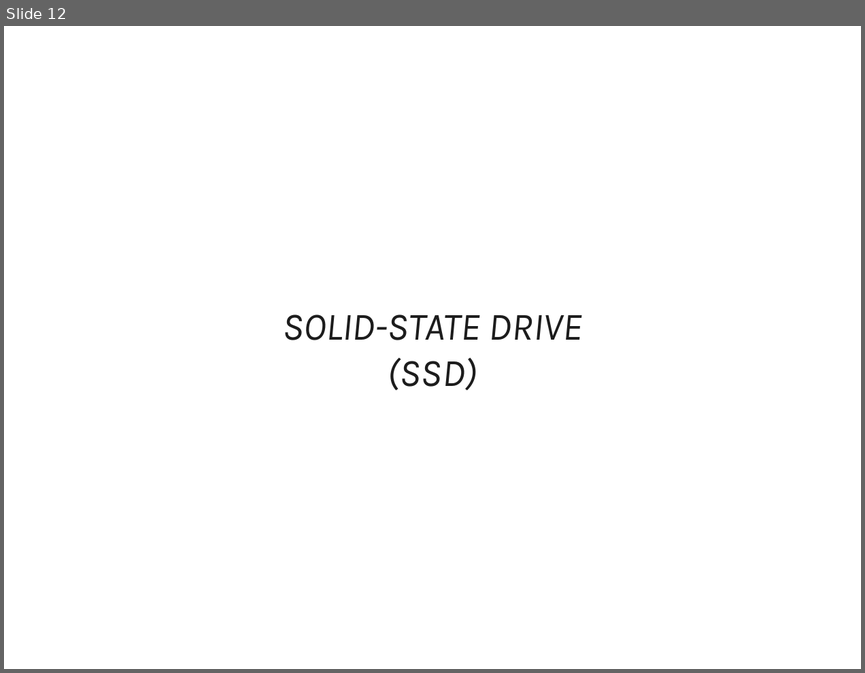
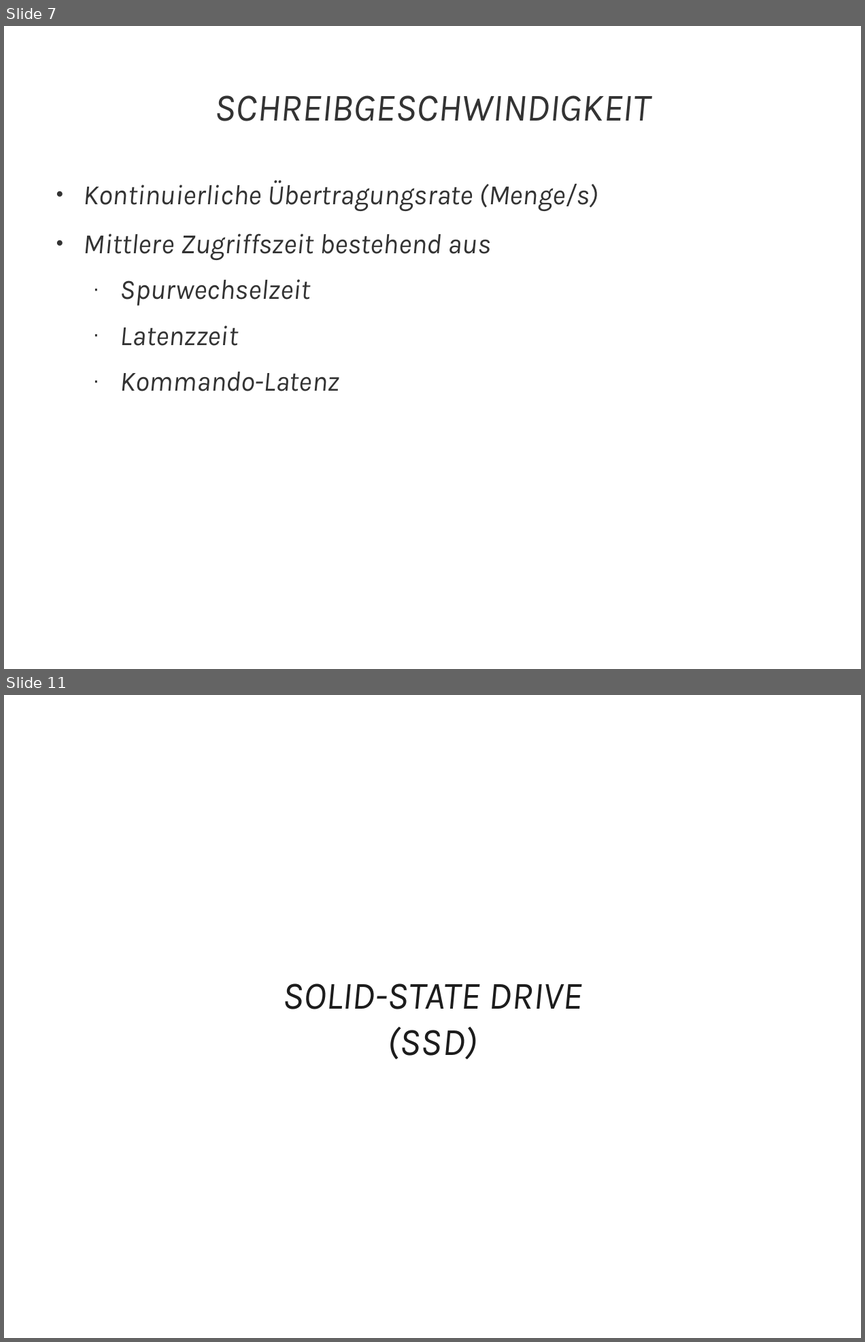
Before and after one commit to JMFootBallPlyr/Hard-drive-system-, a slide deck: WRK/presents/01 - types of drives/types of drives.odp. Shown one above the other, each under a label of ours: slide 12 before the commit, slides 7 and 11 after it; the slides between them are not shown. The pictures are 865x673 and 865x1342 pixels, drawn with LibreOffice and Linux fonts; fonts in the diff are those of the drawing. Boxes give left, top, right and bottom in pixels: in the first picture for what was removed or moved away, otherwise in the second. Text is boxed around its words. In the diff, an @@ line names an element or a change of style, - is before the commit and + after.

```diff
--- a/WRK/presents/01 - types of drives/types of drives.odp
+++ b/WRK/presents/01 - types of drives/types of drives.odp
@@ slide 7 added at [4, 26, 861, 669], background #FFFFFF @@
@@ title added at [215, 95, 650, 121], 36 pt, text #333333, italic @@
+SCHREIBGESCHWINDIGKEIT
@@ text added at [84, 180, 598, 391], 26 pt, text #333333, italic @@
+● Kontinuierliche Übertragungsrate (Menge/s)
+● Mittlere Zugriffszeit bestehend aus
+  · Spurwechselzeit
+  · Latenzzeit
+  · Kommando-Latenz
@@ what was slide 12 is now slide 11 @@
```
Also in this commit, not shown: 4 slides changed, 22 other slides added, 23 slides removed, 7 other files.
